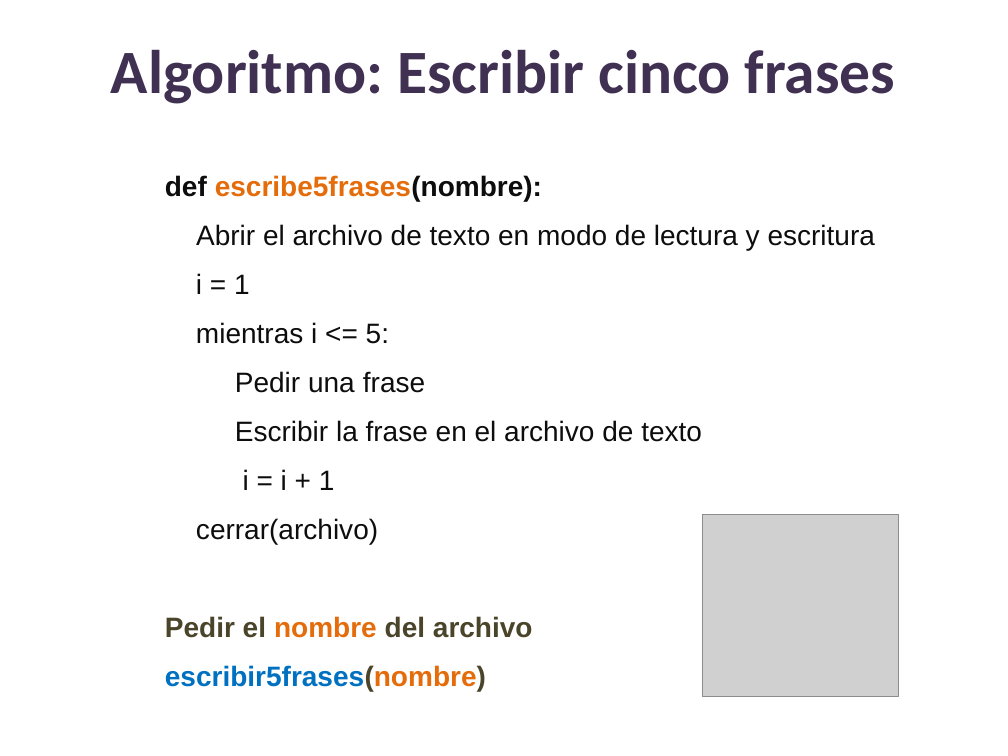
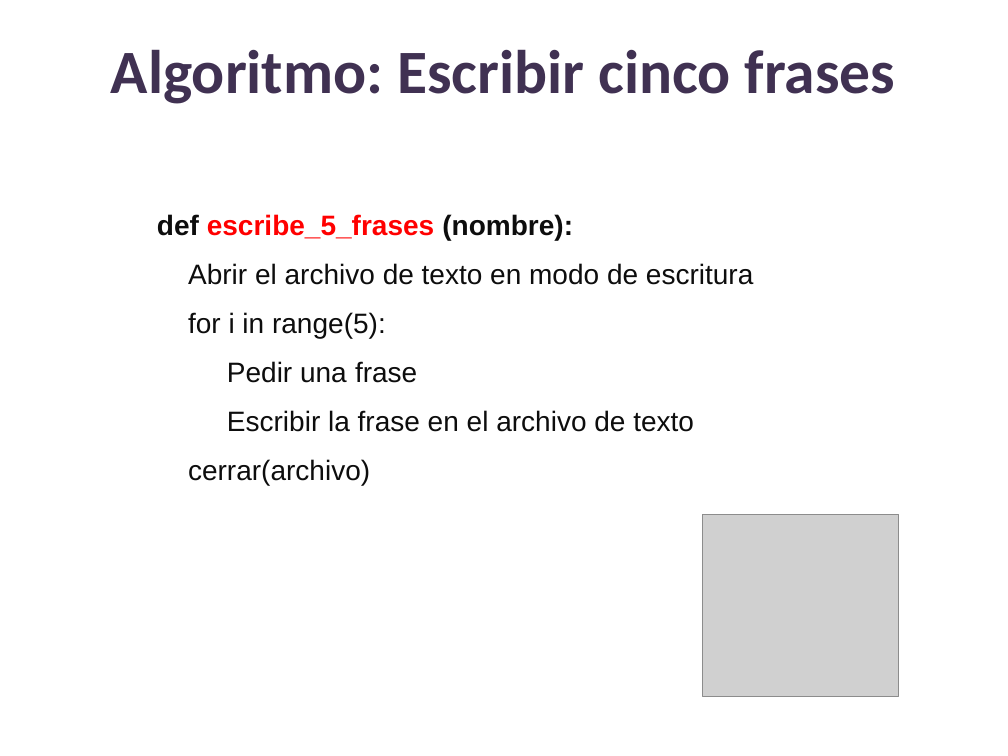
Before and after one commit to lizetheP/PensamientoC, a slide deck: slide 19 of CalendarioAgo20L/presentaciones/12_Archivos.pptx (slide 22 before the commit). Drawn at 1008x756 pixels with LibreOffice and Linux fonts; fonts in the diff are those of the drawing; grey boxes stand for pictures. Boxes give left, top, right and bottom in pixels: in the first picture for what was removed or moved away, otherwise in the second. Text is boxed around its words. In the diff, an @@ line names an element or a change of style, - is before the commit and + after.

```diff
--- a/CalendarioAgo20L/presentaciones/12_Archivos.pptx
+++ b/CalendarioAgo20L/presentaciones/12_Archivos.pptx
@@ text "def escribe_5_frases (nombre):": place and size @@
-text "def escribe_5_frases (nombre):" at [165,175,875,691]
+text "def escribe_5_frases (nombre):" at [157,214,753,486]
@@ text at [157,214,753,339]: text changed @@
-def escribe5frases(nombre):
-Abrir el archivo de texto en modo de lectura y escritura
-i = 1
-mientras i <= 5:
+def escribe_5_frases (nombre):
+Abrir el archivo de texto en modo de escritura
+for i in range(5):
@@ text at [243,469,335,490]: paragraph removed @@
-i = i + 1
@@ text at [165,616,533,691]: paragraphs removed @@
-Pedir el nombre del archivo
-escribir5frases(nombre)
```
Also in this commit, not shown: 15 other slides changed, 3 slides removed, 2 other files.
